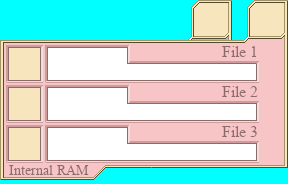
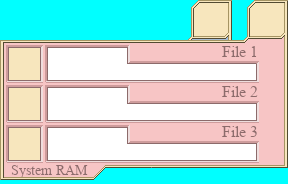
Comparing the layer stacks of the two w=288, h=184 images. Changes:
renamed "Internal RAM" to "System RAM", painted on it over 9, 165, 89, 177
